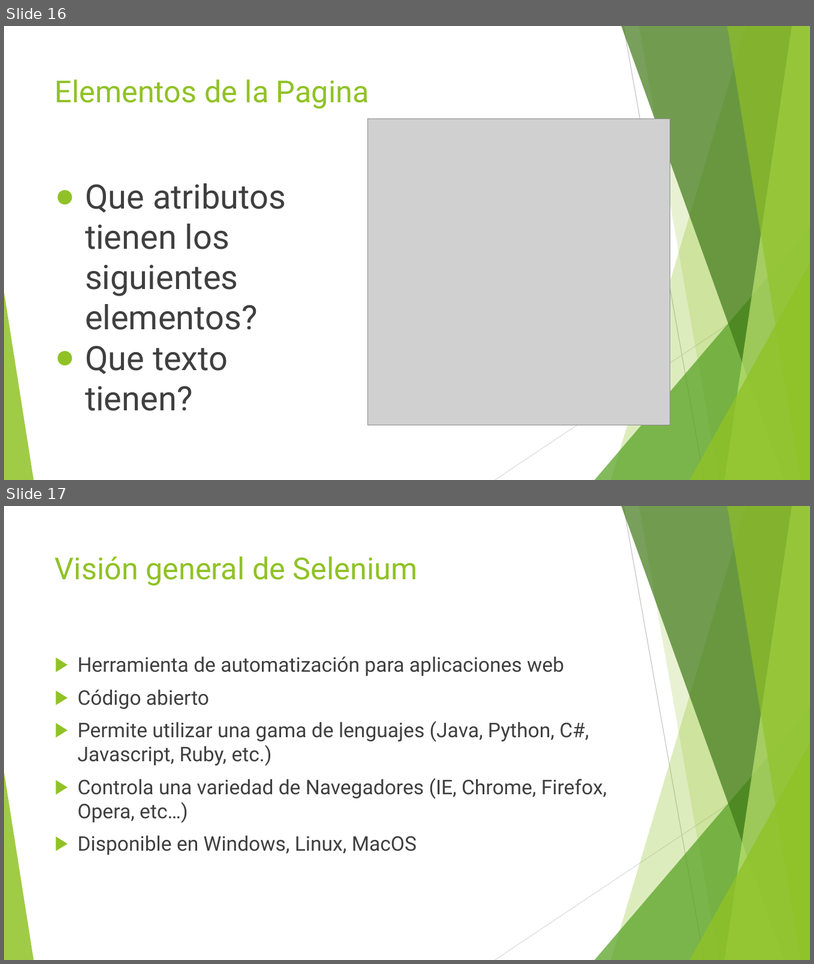
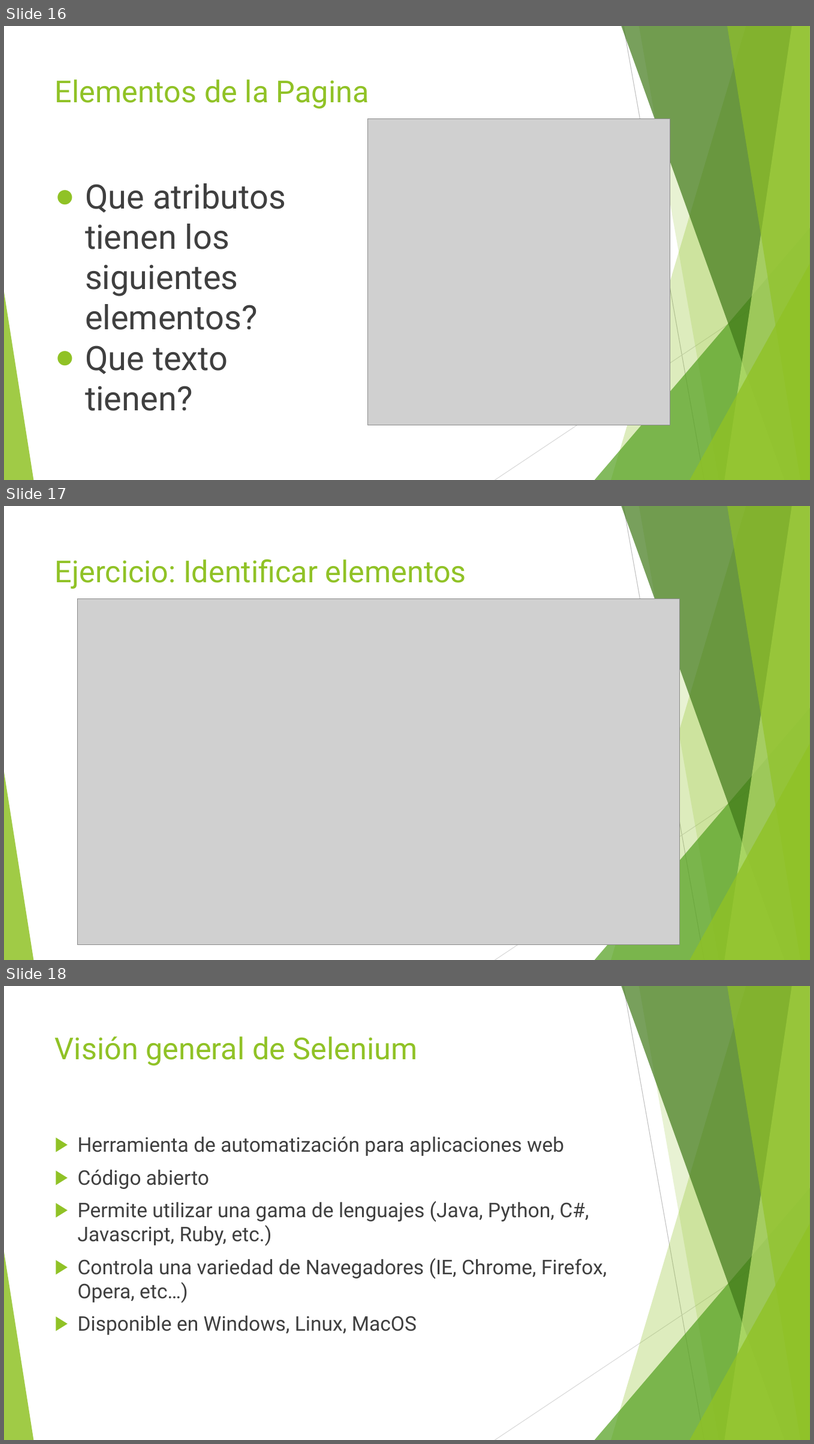
Before and after one commit to jomarnavarro/intro_automation, a slide deck: presentaciones/Selenium, session 1.pptx. Shown one above the other, each under a label of ours: slides 16 and 17 before the commit, slides 16, 17 and 18 after it. The pictures are 814x964 and 814x1444 pixels, drawn with LibreOffice and Linux fonts; fonts in the diff are those of the drawing; grey boxes stand for pictures. Boxes give left, top, right and bottom in pixels: in the first picture for what was removed or moved away, otherwise in the second. Text is boxed around its words. In the diff, an @@ line names an element or a change of style, - is before the commit and + after.

```diff
--- a/presentaciones/Selenium, session 1.pptx
+++ b/presentaciones/Selenium, session 1.pptx
@@ slide 17 added at [4,506,810,960], background #FFFFFF; not listed: 10 template elements that a slide beside it also shows @@
@@ title added at [55,559,467,589], 36 pt, text #90C226 @@
+Ejercicio: Identificar elementos
@@ picture added at [78,598,680,944] @@
@@ what was slide 17 is now slide 18 @@
```
Also in this commit, not shown: 5 slides changed, 4 other slides added, 1 other file.
